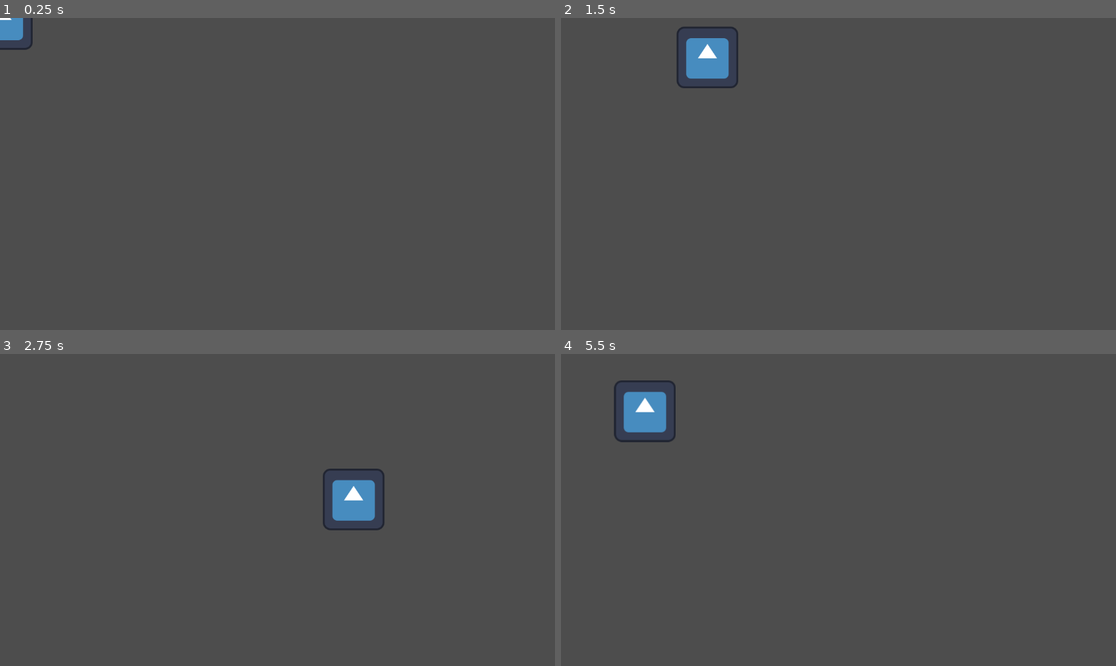
Above: before the commit, frames 1-4 (two rows, left to right).
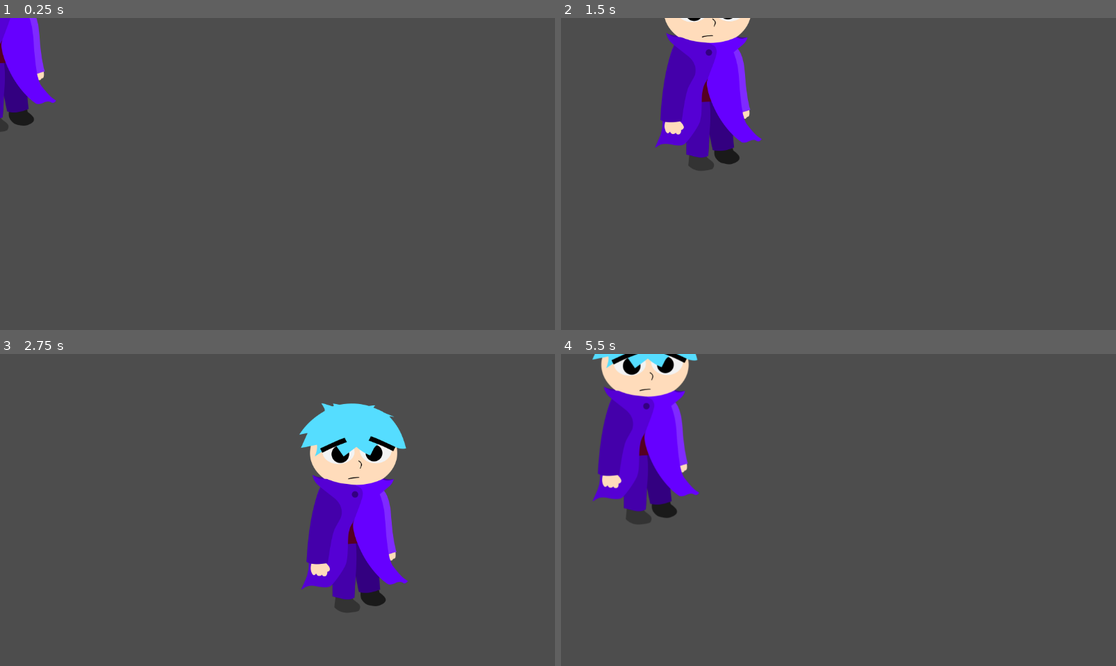
Above: after the commit, the same moments.

Repository: SilasVt/Aldgate
Game: Godot game, scene res://Assets/EarthAssets/Scenes/EarthDimension.tscn
Same seed, same stepped clock (60 frames per second), same inputs: the game is played once before the commit and once after it. The engine's default icon, where the game draws it, is replaced by a stand-in: a white triangle on a blue panel in a dark square.
Inputs (mouse positions are in pixels of both pictures, inside the frame that each line leads up to):
- Up to frame 1 (0.25 s): no input
- Up to frame 2 (1.5 s): tap Enter at 0.5 s; move the mouse to (960, 158) at 0.52 s; hold Right (move_right) 0.53-1.28 s; hold Alt (shield_action) 0.53-1.28 s; right-click (960, 158) at 0.8 s; move the mouse to (727, 189) at 1.27 s; hold S (move_down) from 1.28 s (still down); right-click (727, 189) at 1.35 s
- Up to frame 3 (2.75 s): tap Alt (shield_action) at 1.55 s; move the mouse to (333, 441) at 2.02 s; release S (move_down) at 2.03 s; hold Right (move_right) from 2.03 s (still down); hold Ctrl (move_fast) from 2.03 s (still down); right-click (333, 441) at 2.3 s
- Up to frame 4 (5.5 s): move the mouse to (810, 572) at 2.77 s; release Right (move_right) at 2.78 s; release Ctrl (move_fast) at 2.78 s; hold W (move_up) 2.78-3.53 s; tap 1 (shield_1) at 2.85 s; tap Alt (shield_action) at 3.05, 4.55 s; move the mouse to (1005, 556) at 3.52 s; hold Left (move_left) 3.53-5.03 s; tap 2 (shield_2) at 3.6 s; right-click (1005, 556) at 3.8 s; move the mouse to (672, 463) at 4.27 s; tap 3 (shield_3) at 4.35 s; move the mouse to (866, 510) at 5.02 s; hold S (move_down) from 5.03 s (still down); tap 4 (shield_4) at 5.1 s; right-click (866, 510) at 5.3 s

The runs differ from the first frame. In frame 1, 2.4% of the frame differs, in the area x 0-11%, y 0-37%; in frame 2, 6.5%; in frame 3, 9.3%, in the area x 53-74%, y 15-83%; in frame 4, 7.5%.

Commit message:
.

Diff:
--- /dev/null
+++ b/Assets/Code/Scripts/indigo_player_animations.gd
@@ -0,0 +1,29 @@
+extends AnimatedSprite2D
+@onready var animated_sprite_2d = $"."
+@export var min_time_between_blink := 300
+@export var max_time_between_blink := 1500
+
+static var blink_timer := 0
+var idle := true
+var time_since_idle := 0
+
+# Called every frame. 'delta' is the elapsed time since the previous frame.
+func _process(delta):
+	check_idle()
+	blink()
+
+func blink():
+	print(blink_timer)
+	blink_timer -= 1
+	if blink_timer <= 0:
+		blink_timer = randi_range(min_time_between_blink, max_time_between_blink)
+		animated_sprite_2d.play("idle_blinking")
+
+func check_idle():
+	var direction = Vector2(Input.get_axis("move_left", "move_right"), Input.get_axis("move_up", "move_down")).normalized()
+	if direction == Vector2(0, 0):
+		idle = true
+		time_since_idle += 1
+	else:
+		time_since_idle = 0
+		idle = false
--- a/Assets/Code/Scripts/indigo_player_collision.gd
+++ b/Assets/Code/Scripts/indigo_player_collision.gd
@@ -59,18 +59,25 @@
 		Vector2(-1, 0):
 			equipped_shield_element = "FIRE"
 			fire_shield.select_shield(true)
+			#water_shield.select_shield(false)
+			#earth_shield.select_shield(false)
+			#wind_shield.select_shield(false)
 			print("FIRE")
 		Vector2(1, 0):
 			equipped_shield_element = "WATER"
-			fire_shield.select_shield(false)
+			#fire_shield.select_shield(true)
+			#earth_shield.select_shield(false)
+			#wind_shield.select_shield(false)
 			print("WATER")
 		Vector2(0, -1):
 			equipped_shield_element = "EARTH"
-			fire_shield.select_shield(false)
+			#water_shield.select_shield(true)
+			#fire_shield.select_shield(false)
+			#wind_shield.select_shield(false)
 			print("EARTH")
 		Vector2(0, 1):
 			equipped_shield_element = "WIND"
-			fire_shield.select_shield(false)
+			#wind_shield.select_shield(true)
 			print("WIND")
 
 
--- a/Assets/Code/Scripts/player_shield_fire.gd
+++ b/Assets/Code/Scripts/player_shield_fire.gd
@@ -9,15 +9,26 @@
 @onready var fail_sound = $ShieldArea/FailSound
 @onready var element_collision_shape = $ShieldArea/ElementCollisionShape
 @onready var animated_sprite_2d = $"."
+@onready var block_collision_shape = $ShieldArea/BlockCollisionShape
+@onready var critical_hit = $ShieldArea/CriticalHit
+@onready var fire_sound = $ShieldArea/FireSound
 
 @export var scale_idle := 0.3
 @export var scale_blocking := 0.38
 @export var scale_element_active := 0.40
+@export var shield_runtime_new := 500
+@export var same_element_damage := 6
+@export var different_element_damage := 15
+@export var standard_durability := 3
 
+var shield_runtime
 var shield_blocking := false
 var shield_element_active := false
 var shield_in_use := false
 signal enemy_entered_shield_effect(enemy)
+signal shield_block_active(state)
+
+
 const ELEMENT := "FIRE"
 const TYPE := "SHIELD"
 var degrees
@@ -31,7 +42,9 @@
 	return TYPE
 
 func _ready():
-	pass # Replace with function body.
+	shield_runtime = shield_runtime_new
+	degrees = 0
+
 
 func select_shield(state):
 	if shield_durability <= 0:
@@ -64,32 +77,37 @@
 
 	shield_area.rotation_degrees = degrees
 
-func set_active(state):
-	pass
-
-
-
-
-
 func _process(delta):
 	if !shield_in_use:
 		print("Fire Not In Use")
 		animated_sprite_2d.set_animation("off")
 		animated_sprite_2d.set_scale(Vector2(scale_idle, scale_idle))
 		return
-	print("shield in use")
+	print(shield_runtime)
+
+	if shield_element_active:
+		shield_runtime -= 1
+
+	if shield_runtime <= 0:
+		shield_element_active = false
 
 	#Set Flames on or off//Flames also Blocks automatically
 	if Input.is_action_just_pressed("shield_action") and shield_in_use:
+		fire_sound.play()
+		shield_runtime = shield_runtime_new
 		cpu_particles_2d.set_emitting(true)
+		shield_element_active = true
 		element_collision_shape.disabled = false
 		shield_blocking = true
+		shield_block_active.emit(true)
 		animated_sprite_2d.set_scale(Vector2(scale_element_active, scale_element_active))
 
-	if Input.is_action_just_released("shield_action") and shield_in_use:
+	if Input.is_action_just_released("shield_action") and shield_in_use or shield_runtime < 1:
 		cpu_particles_2d.set_emitting(false)
+		shield_element_active = false
 		element_collision_shape.disabled = true
 		shield_blocking = false
+		shield_block_active.emit(false)
 		animated_sprite_2d.set_scale(Vector2(scale_idle, scale_idle))
 
 	if degrees < 22 or degrees > 337:
@@ -126,16 +144,44 @@
 		cpu_particles_2d.set_z_index(7)
 	animated_sprite_2d.play()
 
-	if Input.is_action_just_pressed("shield_block"):
+	if Input.is_action_just_pressed("shield_block") and !shield_element_active:
 		print("Block Start")
 		shield_blocking = true
+		shield_block_active.emit(true)
 		animated_sprite_2d.set_scale(Vector2(scale_blocking, scale_blocking))
 		start_blocking_sound.play()
 	#animation Play blocking(degrees)
 
-	if Input.is_action_just_released("shield_block"):
+	if Input.is_action_just_released("shield_block") and !shield_element_active:
 		print("Block Ended")
 		animated_sprite_2d.set_scale(Vector2(scale_idle, scale_idle))
 		shield_blocking = false
+		shield_block_active.emit(false)
 		stop_blocking_sound.play()
 		#animation Play blocking(degrees)
+
+
+#Element Weapon Code. Damage if
+func _on_shield_area_area_entered(area):
+	if area.has_method("get_element") and area.has_method("set_damage"):
+		if area.get_element != ELEMENT:
+			critical_hit.play()
+			area.set_damage(different_element_damage)
+
+		if area.get_element == ELEMENT:
+			area.set_damage(same_element_damage)
+
+
+
+func _on_block_area_area_entered(area):
+	if area.has_method("get_element") and area.has_method("set_damage") and shield_blocking:
+		if area.get_element != ELEMENT:
+			shield_durability -= 1
+	pass # Replace with function body.
+
+
+func set_durability(value):
+	if value == 0:
+		shield_durability = standard_durability
+	else:
+		shield_durability = value
--- /dev/null
+++ b/Assets/Code/Scripts/shield.gd
@@ -0,0 +1 @@
+extends Node2D
--- /dev/null
+++ b/Assets/EarthAssets/Scenes/knight.tscn
@@ -0,0 +1,44 @@
+[gd_scene load_steps=5 format=3 uid="uid://b6uj1ijdpq5hg"]
+
+[ext_resource type="Texture2D" uid="uid://b1kfwb5txxygi" path="res://icon.svg" id="1_2nwr8"]
+
+[sub_resource type="SpriteFrames" id="SpriteFrames_02djc"]
+animations = [{
+"frames": [{
+"duration": 1.0,
+"texture": ExtResource("1_2nwr8")
+}],
+"loop": true,
+"name": &"default",
+"speed": 5.0
+}]
+
+[sub_resource type="CircleShape2D" id="CircleShape2D_vc535"]
+radius = 638.614
+
+[sub_resource type="CircleShape2D" id="CircleShape2D_wbcbk"]
+radius = 106.677
+
+[node name="Node2D" type="Node2D"]
+z_as_relative = false
+
+[node name="AnimatedSprite2D" type="AnimatedSprite2D" parent="."]
+sprite_frames = SubResource("SpriteFrames_02djc")
+
+[node name="Area2D" type="Area2D" parent="."]
+
+[node name="ListeningArea" type="Area2D" parent="Area2D"]
+
+[node name="ListeningCollision" type="CollisionShape2D" parent="Area2D/ListeningArea"]
+shape = SubResource("CircleShape2D_vc535")
+
+[node name="TouchArea" type="Area2D" parent="Area2D"]
+
+[node name="TouchCollision" type="CollisionShape2D" parent="Area2D/TouchArea"]
+shape = SubResource("CircleShape2D_wbcbk")
+
+[node name="SeeingArea" type="Area2D" parent="Area2D"]
+rotation = -1.5708
+
+[node name="CollisionPolygon2D" type="CollisionPolygon2D" parent="Area2D/SeeingArea"]
+polygon = PackedVector2Array(0, 1, -98, 102, -419, 974, 492, 977, 101, 104)
--- a/Assets/GenericAssets/Scenes/indigo.tscn
+++ b/Assets/GenericAssets/Scenes/indigo.tscn
@@ -1,12 +1,78 @@
-[gd_scene load_steps=6 format=3 uid="uid://cera0f328mcil"]
+[gd_scene load_steps=22 format=3 uid="uid://cera0f328mcil"]
 
 [ext_resource type="Script" path="res://Assets/Code/Scripts/indigo_player_character.gd" id="1_k041e"]
+[ext_resource type="Texture2D" uid="uid://ddv1oumjch133" path="res://Assets/CharacterAssets/Indigo/idle_blinking/1.png" id="2_2i471"]
 [ext_resource type="Texture2D" uid="uid://b1kfwb5txxygi" path="res://icon.svg" id="2_a366i"]
 [ext_resource type="Script" path="res://Assets/Code/Scripts/indigo_player_collision.gd" id="2_f34yc"]
+[ext_resource type="Texture2D" uid="uid://ct3xe0utncjow" path="res://Assets/CharacterAssets/Indigo/idle_blinking/2.png" id="3_g6q8n"]
 [ext_resource type="PackedScene" uid="uid://olo5bjfoipif" path="res://Assets/GenericAssets/Scenes/player_shield_fire.tscn" id="4_5rpml"]
+[ext_resource type="Texture2D" uid="uid://bj734iqxghq22" path="res://Assets/CharacterAssets/Indigo/idle_blinking/3.png" id="4_xxte4"]
+[ext_resource type="Texture2D" uid="uid://dqhebj7a2p2py" path="res://Assets/CharacterAssets/Indigo/idle_blinking/4.png" id="5_3rijw"]
+[ext_resource type="Texture2D" uid="uid://ce8qrub2610u" path="res://Assets/CharacterAssets/Indigo/idle_blinking/5.png" id="6_d1jmd"]
+[ext_resource type="Texture2D" uid="uid://cnohml7thlnbg" path="res://Assets/CharacterAssets/Indigo/idle_blinking/6.png" id="7_45rcy"]
+[ext_resource type="Texture2D" uid="uid://cki1pfoshjjgs" path="res://Assets/CharacterAssets/Indigo/idle_blinking/7.png" id="8_odkmq"]
+[ext_resource type="Texture2D" uid="uid://b7v50vb6qgdb8" path="res://Assets/CharacterAssets/Indigo/idle_blinking/8.png" id="9_aq3k3"]
+[ext_resource type="Texture2D" uid="uid://dbcr3c703qe8t" path="res://Assets/CharacterAssets/Indigo/idle_blinking/9.png" id="10_dowif"]
+[ext_resource type="Texture2D" uid="uid://ccvpbkmxjg6nf" path="res://Assets/CharacterAssets/Indigo/idle_blinking/10.png" id="11_o1wiw"]
+[ext_resource type="Texture2D" uid="uid://s432adp10oli" path="res://Assets/CharacterAssets/Indigo/idle_blinking/11.png" id="12_s4fmm"]
+[ext_resource type="Texture2D" uid="uid://cgor6d7bsbhvc" path="res://Assets/CharacterAssets/Indigo/idle_blinking/12.png" id="13_adr5s"]
+[ext_resource type="Texture2D" uid="uid://b8uwcw1mwo1su" path="res://Assets/CharacterAssets/Indigo/idle_blinking/13.png" id="14_ij101"]
+[ext_resource type="Texture2D" uid="uid://dyrvlmmntjegi" path="res://Assets/CharacterAssets/Indigo/idle_blinking/14.png" id="15_qniu7"]
+[ext_resource type="Script" path="res://Assets/Code/Scripts/indigo_player_animations.gd" id="16_bpq8g"]
 
-[sub_resource type="RectangleShape2D" id="RectangleShape2D_32p80"]
-size = Vector2(112, 112)
+[sub_resource type="SpriteFrames" id="SpriteFrames_4qjd6"]
+animations = [{
+"frames": [{
+"duration": 1.0,
+"texture": ExtResource("2_2i471")
+}, {
+"duration": 1.0,
+"texture": ExtResource("3_g6q8n")
+}, {
+"duration": 1.0,
+"texture": ExtResource("4_xxte4")
+}, {
+"duration": 1.0,
+"texture": ExtResource("5_3rijw")
+}, {
+"duration": 1.0,
+"texture": ExtResource("6_d1jmd")
+}, {
+"duration": 1.0,
+"texture": ExtResource("7_45rcy")
+}, {
+"duration": 1.0,
+"texture": ExtResource("8_odkmq")
+}, {
+"duration": 1.0,
+"texture": ExtResource("9_aq3k3")
+}, {
+"duration": 1.0,
+"texture": ExtResource("10_dowif")
+}, {
+"duration": 1.0,
+"texture": ExtResource("11_o1wiw")
+}, {
+"duration": 1.0,
+"texture": ExtResource("12_s4fmm")
+}, {
+"duration": 1.0,
+"texture": ExtResource("13_adr5s")
+}, {
+"duration": 1.0,
+"texture": ExtResource("14_ij101")
+}, {
+"duration": 1.0,
+"texture": ExtResource("15_qniu7")
+}],
+"loop": false,
+"name": &"idle_blinking",
+"speed": 30.0
+}]
+
+[sub_resource type="CapsuleShape2D" id="CapsuleShape2D_3dd4r"]
+radius = 73.5
+height = 387.0
 
 [node name="CharacterBody2D" type="CharacterBody2D"]
 z_index = 5
@@ -14,17 +80,25 @@
 script = ExtResource("1_k041e")
 
 [node name="AnimatedSprite2D" type="AnimatedSprite2D" parent="."]
+sprite_frames = SubResource("SpriteFrames_4qjd6")
+animation = &"idle_blinking"
+frame = 13
+frame_progress = 1.0
+script = ExtResource("16_bpq8g")
 
 [node name="Icon" type="Sprite2D" parent="."]
+visible = false
 texture = ExtResource("2_a366i")
 
 [node name="DamageArea" type="Area2D" parent="."]
 script = ExtResource("2_f34yc")
 
 [node name="DamageCollisionShape" type="CollisionShape2D" parent="DamageArea"]
-shape = SubResource("RectangleShape2D_32p80")
+position = Vector2(-0.5, -0.5)
+shape = SubResource("CapsuleShape2D_3dd4r")
 
 [node name="FireShield" parent="DamageArea" instance=ExtResource("4_5rpml")]
+visible = false
 
 [node name="DeathSound" type="AudioStreamPlayer2D" parent="DamageArea"]
 
--- a/Assets/GenericAssets/Scenes/player_shield_fire.tscn
+++ b/Assets/GenericAssets/Scenes/player_shield_fire.tscn
@@ -15,6 +15,9 @@
 [ext_resource type="AudioStream" uid="uid://bawaxo2752qn2" path="res://Assets/Minecraft/item/shield/block4.wav" id="6_n88y5"]
 [ext_resource type="Texture2D" uid="uid://b6edjvynmv825" path="res://Assets/FireAssets/Tiles/shield_upleft.png" id="7_l7nh0"]
 [ext_resource type="Texture2D" uid="uid://b5gtugx21kmr" path="res://Assets/FireAssets/Tiles/shield_upright.png" id="8_dlo41"]
+[ext_resource type="AudioStream" uid="uid://bcxshiwf12igy" path="res://Assets/Minecraft/item/bucket/fill_lava1.wav" id="16_12j5r"]
+[ext_resource type="AudioStream" uid="uid://8pdrvg2rpmhj" path="res://Assets/Minecraft/entity/player/attack/strong1.wav" id="16_q1mel"]
+[ext_resource type="AudioStream" uid="uid://ccbtl17co1ok3" path="res://Assets/Minecraft/entity/player/attack/crit1.wav" id="16_uxaw5"]
 
 [sub_resource type="SpriteFrames" id="SpriteFrames_bb1md"]
 animations = [{
@@ -92,8 +95,12 @@
 }]
 
 [sub_resource type="CapsuleShape2D" id="CapsuleShape2D_wwa25"]
-radius = 101.0
-height = 980.0
+radius = 147.48
+height = 1490.76
+
+[sub_resource type="CapsuleShape2D" id="CapsuleShape2D_rxd7k"]
+radius = 217.29
+height = 1310.0
 
 [node name="AnimatedSprite2D" type="AnimatedSprite2D"]
 z_index = 5
@@ -110,8 +117,8 @@
 [node name="CPUParticles2D" type="CPUParticles2D" parent="ShieldArea"]
 position = Vector2(142, 0)
 emitting = false
-amount = 30
-lifetime = 2.0
+amount = 33
+lifetime = 3.0
 speed_scale = 3.48
 lifetime_randomness = 1.0
 texture = ExtResource("1_1l8go")
@@ -120,39 +127,53 @@
 direction = Vector2(0, 0)
 spread = 5.73
 gravity = Vector2(0, 0)
-initial_velocity_min = 6.45
-initial_velocity_max = 842.84
+initial_velocity_min = 372.99
+initial_velocity_max = 628.11
 angle_min = -10.0
 angle_max = 10.5
 scale_amount_min = 0.1
 
+[node name="ElementCollisionShape" type="CollisionShape2D" parent="ShieldArea"]
+position = Vector2(656.542, -5)
+rotation = 1.56683
+shape = SubResource("CapsuleShape2D_wwa25")
+
 [node name="StartBlockingSound" type="AudioStreamPlayer2D" parent="ShieldArea"]
-visible = false
 stream = ExtResource("3_178xf")
 bus = &"PlayerSFX"
 
-[node name="ElementCollisionShape" type="CollisionShape2D" parent="ShieldArea"]
-visible = false
-position = Vector2(420, -4)
-rotation = 1.56683
-shape = SubResource("CapsuleShape2D_wwa25")
-
 [node name="StopBlockingSound" type="AudioStreamPlayer2D" parent="ShieldArea"]
-visible = false
 stream = ExtResource("4_m1dnv")
 bus = &"PlayerSFX"
 
 [node name="GetShield" type="AudioStreamPlayer2D" parent="ShieldArea"]
-visible = false
 stream = ExtResource("5_m187b")
 bus = &"PlayerSFX"
 
 [node name="PackAwayShield" type="AudioStreamPlayer2D" parent="ShieldArea"]
-visible = false
 position = Vector2(-4, 2)
 stream = ExtResource("6_n88y5")
 bus = &"PlayerSFX"
 
 [node name="FailSound" type="AudioStreamPlayer2D" parent="ShieldArea"]
-visible = false
 position = Vector2(-4, 6)
+stream = ExtResource("16_q1mel")
+bus = &"PlayerSFX"
+
+[node name="CriticalHit" type="AudioStreamPlayer2D" parent="ShieldArea"]
+stream = ExtResource("16_uxaw5")
+max_polyphony = 4
+bus = &"PlayerSFX"
+
+[node name="FireSound" type="AudioStreamPlayer2D" parent="ShieldArea"]
+stream = ExtResource("16_12j5r")
+bus = &"PlayerSFX"
+
+[node name="BlockArea" type="Area2D" parent="."]
+
+[node name="BlockCollisionShape" type="CollisionShape2D" parent="BlockArea"]
+position = Vector2(2.22821e-06, -5)
+shape = SubResource("CapsuleShape2D_rxd7k")
+
+[connection signal="area_entered" from="ShieldArea" to="." method="_on_shield_area_area_entered"]
+[connection signal="area_entered" from="BlockArea" to="." method="_on_block_area_area_entered"]
Binary file added: Assets/CharacterAssets/Indigo/idle_blinking/1.png
Not shown, added: Assets/CharacterAssets/Indigo/idle_blinking/1.png.import
Binary file added: Assets/CharacterAssets/Indigo/idle_blinking/10.png
Not shown, added: Assets/CharacterAssets/Indigo/idle_blinking/10.png.import
Binary file added: Assets/CharacterAssets/Indigo/idle_blinking/11.png
Not shown, added: Assets/CharacterAssets/Indigo/idle_blinking/11.png.import
Binary file added: Assets/CharacterAssets/Indigo/idle_blinking/12.png
Not shown, added: Assets/CharacterAssets/Indigo/idle_blinking/12.png.import
Binary file added: Assets/CharacterAssets/Indigo/idle_blinking/13.png
Not shown, added: Assets/CharacterAssets/Indigo/idle_blinking/13.png.import
Binary file added: Assets/CharacterAssets/Indigo/idle_blinking/14.png
Not shown, added: Assets/CharacterAssets/Indigo/idle_blinking/14.png.import
(and 17 more such lines)
